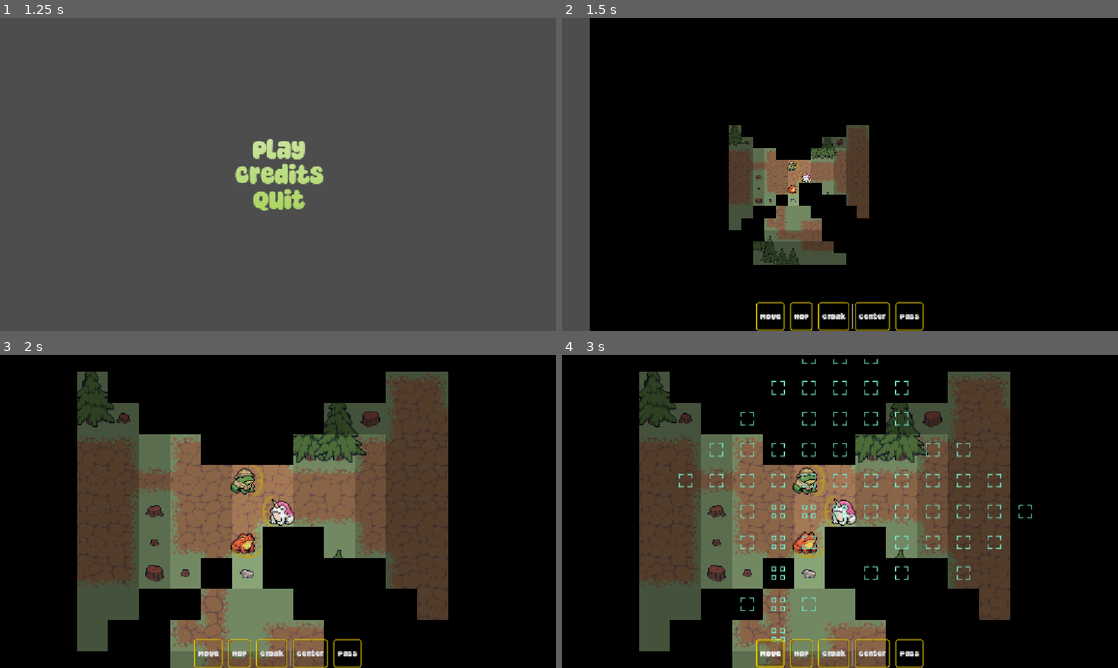
Above: before the commit, frames 1-4 (two rows, left to right).
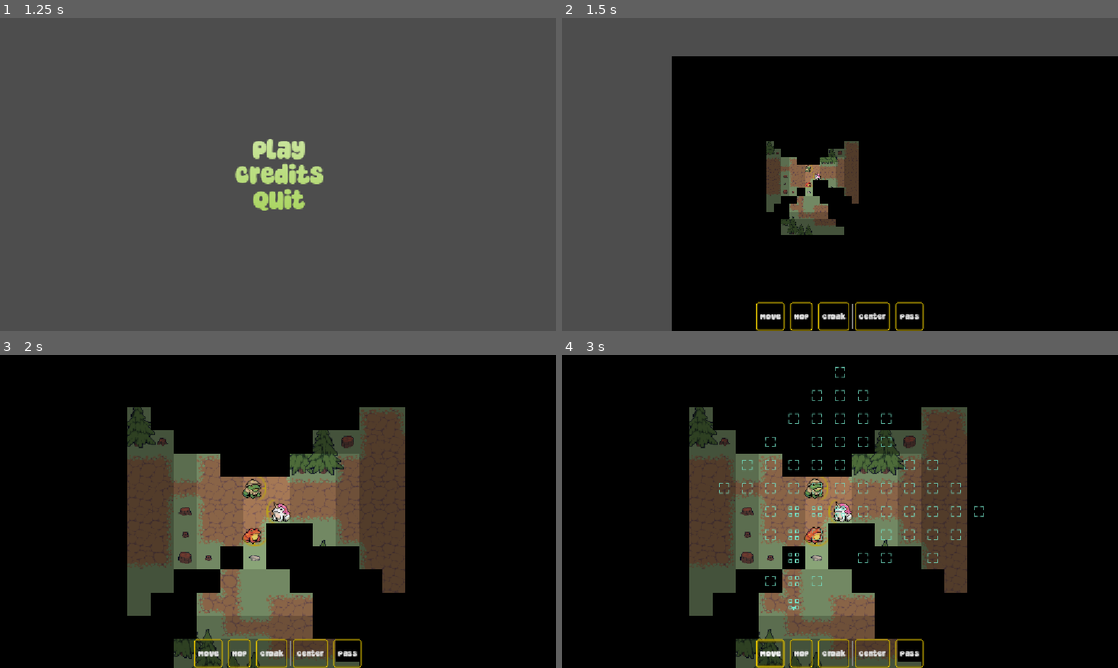
Above: after the commit, the same moments.

Repository: Habidakus/wild-jam-98-signal
Game: Godot game, scene res://scenes/main.tscn
Same seed, same stepped clock (60 frames per second), same inputs: the game is played once before the commit and once after it.
Inputs (mouse positions are in pixels of both pictures, inside the frame that each line leads up to):
- Up to frame 1 (1.25 s): tap Enter at 0.5 s; move the mouse to (400, 158) at 0.52 s; click (400, 158) at 0.67 s
- Up to frame 2 (1.5 s): click "Play" at 1.25 s
- Up to frame 3 (2 s): no input
- Up to frame 4 (3 s): click "Center" at 2 s; click "Move" at 2.75 s

Frame 1 is identical in both runs. In frame 2, 32% of the frame differs, in the area x 5-100%, y 0-100%; in frame 3, 34%; in frame 4, 35%, in the area x 13-85%, y 1-100%.

Commit message:
Move the camera over any unit that dies, zoom in a little less so there is space to see all your moves on the table, play death sounds

Diff:
--- a/scripts/sms_play.gd
+++ b/scripts/sms_play.gd
@@ -331,6 +331,7 @@
 
 func _kill(target: UnitGraphic) -> void:
 	%AbilityLayer.clear()
+	_animation_tween.tween_property(%Camera2D, "position", target.position, 0.20).set_ease(Tween.EASE_OUT).set_trans(Tween.TRANS_SINE)
 	var delay: float = DEATH_TIME
 	if _selected_ability != null:
 		var ug: UnitGraphic = _get_current_unit_graphic()
@@ -361,13 +362,13 @@
 	var second_global_pos: Vector2 = current_global_pos + 2.0 * delta_global_pos / 3.0
 	var third_global_pos: Vector2 = dest_global_pos
 
-	_camera_tween.tween_property(%Camera2D, "zoom", Vector2.ONE * 0.75, 0.2).set_ease(Tween.EASE_OUT).set_trans(Tween.TRANS_SINE)
+	_camera_tween.tween_property(%Camera2D, "zoom", Vector2.ONE * 0.5, 0.2).set_ease(Tween.EASE_OUT).set_trans(Tween.TRANS_SINE)
 	_camera_tween.parallel()
 	_camera_tween.tween_property(%Camera2D, "global_position", first_global_pos, 0.20).set_ease(Tween.EASE_OUT).set_trans(Tween.TRANS_SINE)
 
 	_camera_tween.tween_property(%Camera2D, "global_position", second_global_pos, 0.20)
 
-	_camera_tween.tween_property(%Camera2D, "zoom", Vector2.ONE * 2.0, 0.2).set_ease(Tween.EASE_OUT).set_trans(Tween.TRANS_SINE)
+	_camera_tween.tween_property(%Camera2D, "zoom", Vector2.ONE * 1.5, 0.2).set_ease(Tween.EASE_OUT).set_trans(Tween.TRANS_SINE)
 	_camera_tween.parallel()
 	_camera_tween.tween_property(%Camera2D, "global_position", third_global_pos, 0.2).set_ease(Tween.EASE_OUT).set_trans(Tween.TRANS_SINE)
 
@@ -380,9 +381,12 @@
 	if stun_in_light != null or die_in_light != null:
 		if _is_map_loc_in_light(%TerrainLayer.local_to_map(ug.position)):
 			if die_in_light != null:
+				_selected_ability = die_in_light
 				_die()
 				return
 			elif stun_in_light != null:
+				_selected_ability = stun_in_light
+				ug.play_sound(stun_in_light.activation_sound)
 				_on_pass()
 				return
 			else:
